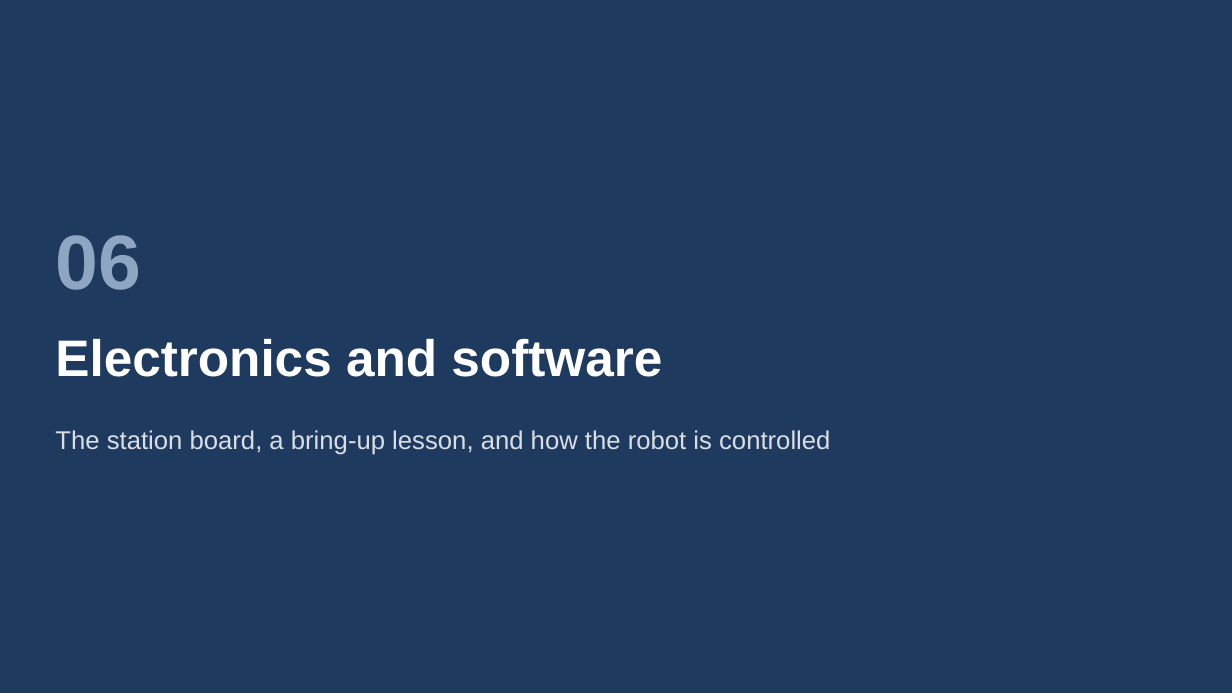
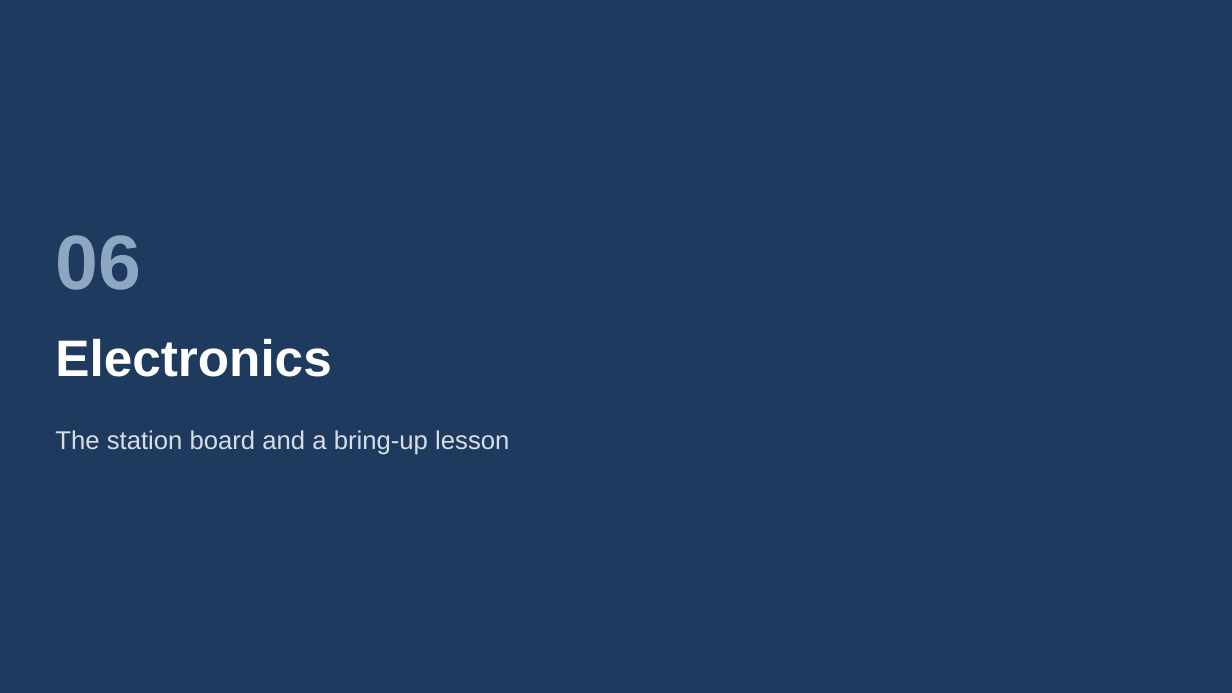
Before and after one commit to Jaspario1199/RoomCleaner, a slide deck: slide 34 of docs/presentation/deck_v4/RoomCleaner_Buntinx_Oct27_v4.pptx. Drawn at 1232x693 pixels with LibreOffice and Linux fonts; fonts in the diff are those of the drawing. Boxes give left, top, right and bottom in pixels: in the first picture for what was removed or moved away, otherwise in the second. Text is boxed around its words. In the diff, an @@ line names an element or a change of style, - is before the commit and + after.

```diff
--- a/docs/presentation/deck_v4/RoomCleaner_Buntinx_Oct27_v4.pptx
+++ b/docs/presentation/deck_v4/RoomCleaner_Buntinx_Oct27_v4.pptx
@@ text at [55,338,331,377]: text changed @@
-Electronics and software
+Electronics
@@ text at [55,430,509,455]: text changed @@
-The station board, a bring-up lesson, and how the robot is controlled
+The station board and a bring-up lesson
```
Also in this commit, not shown: 3 other slides changed, 5 slides added, 2 other files.
